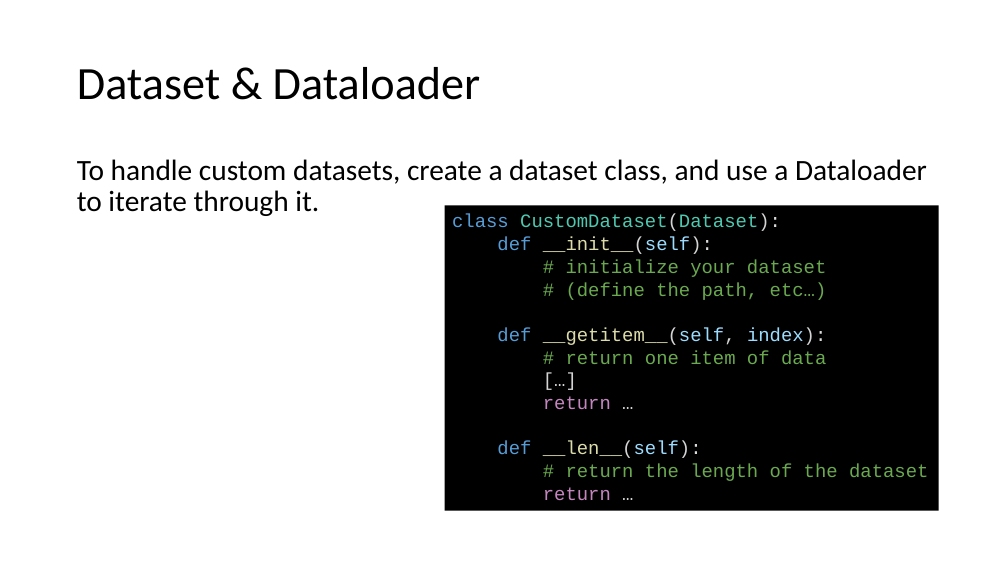
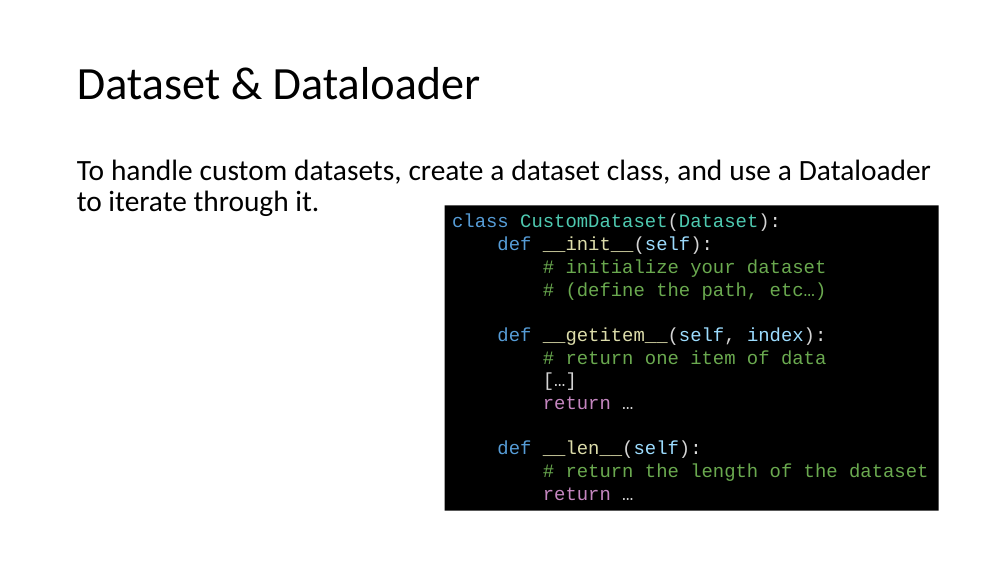
Before and after one commit to MICS-Lab/DeepLearningCourse, a slide deck: slide 15 of Slides_2.pptx. Drawn at 1008x567 pixels with LibreOffice and Linux fonts; fonts in the diff are those of the drawing. Boxes give left, top, right and bottom in pixels: in the first picture for what was removed or moved away, otherwise in the second. Text is boxed around its words. In the diff, an @@ line names an element or a change of style, - is before the commit and + after.

```diff
--- a/Slides_2.pptx
+++ b/Slides_2.pptx
@@ text "To handle custom datasets, create ..." at (77,159,931,216): alignment left to justified @@
```
Also in this commit, not shown: 4 other slides changed.
